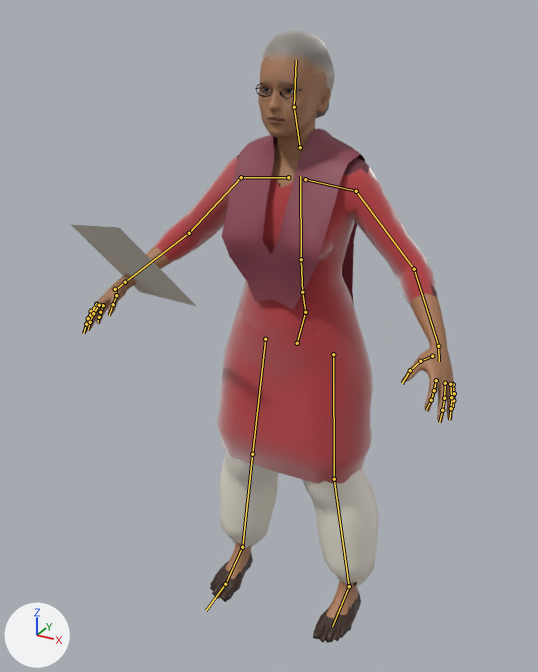
The glTF model apps/client/public/characters/professor.low.glb: old version first, new version second.
Camera for both pictures: a 50 mm camera at (0.805, -1.648, 1.636) aimed at (-0.072, -0.055, 0.839). The lights are fixed; the arrows at lower left show +X, +Y and +Z. The first picture is the older version. The bones that change, and the others that lie on the model, are drawn over the model as lines.
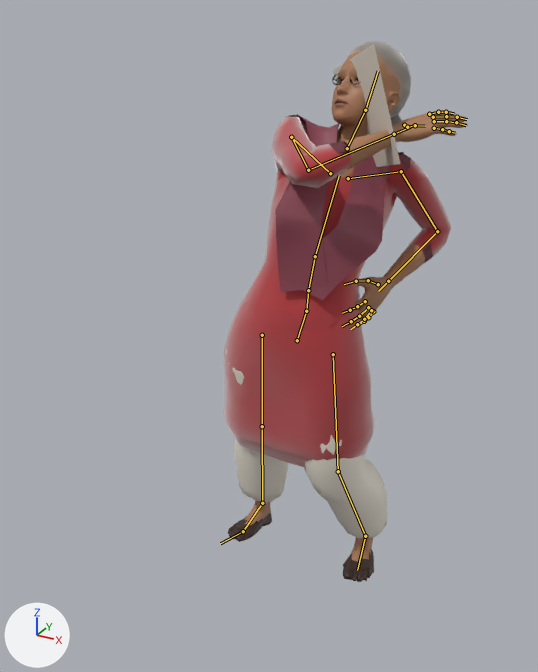
The newer file adds an action. The first version stands in its rest pose; the second is drawn at frame 0 of the action 'cheer'.

The edits, one by one:
Bone 'pelvis' (bone_pelvis) moves from (0.0, 0.0, 0.0) to (-0.007, 0.007, -0.011).
Bone 'pelvis' (bone_pelvis) turns from (0, 0, 0) to (-7, 12, -2) degrees about its own x, y and z.
Bone 'spine_01' (bone_spine_01) turns from (0, 0, 0) to (-1, 6, 2) degrees about its own x, y and z.
Bone 'spine_02' (bone_spine_02) turns from (0, 0, 0) to (-5, 7, -4) degrees about its own x, y and z.
Bone 'spine_03' (bone_spine_03) turns from (0, 0, 0) to (-4, 3, -6) degrees about its own x, y and z.
Bone 'clavicle_l' (bone_clavicle_l) turns from (0, 0, 0) to (1, 0, 29) degrees about its own x, y and z.
Bone 'upperarm_l' (bone_upperarm_l) turns from (0, 0, 0) to (-92, 56, -112) degrees about its own x, y and z.
Bone 'lowerarm_l' (bone_lowerarm_l) turns from (0, 0, 0) to (57, -15, 26) degrees about its own x, y and z.
Bone 'hand_l' (bone_hand_l) turns from (0, 0, 0) to (-15, -23, 2) degrees about its own x, y and z.
Bone 'clavicle_r' (bone_clavicle_r) turns from (0, 0, 0) to (5, 1, -31) degrees about its own x, y and z.
Bone 'upperarm_r' (bone_upperarm_r) turns from (0, 0, 0) to (96, -22, -9) degrees about its own x, y and z.
Bone 'lowerarm_r' (bone_lowerarm_r) turns from (0, 0, 0) to (56, 15, -26) degrees about its own x, y and z.
Bone 'hand_r' (bone_hand_r) turns from (0, 0, 0) to (-15, 19, -1) degrees about its own x, y and z.
Bone 'neck_01' (bone_neck_01) turns from (0, 0, 0) to (-8, -20, -6) degrees about its own x, y and z.
Bone 'head' (bone_head) turns from (0, 0, 0) to (6, -34, 9) degrees about its own x, y and z.
Bone 'thigh_l' (bone_thigh_l) turns from (0, 0, 0) to (6, 14, -11) degrees about its own x, y and z.
Bone 'calf_l' (bone_calf_l) turns from (0, 0, 0) to (18, 1, 4) degrees about its own x, y and z.
Bone 'foot_l' (bone_foot_l) turns from (0, 0, 0) to (-40, -12, 1) degrees about its own x, y and z.
Bone 'thigh_r' (bone_thigh_r) turns from (0, 0, 0) to (27, 3, 9) degrees about its own x, y and z.
Bone 'calf_r' (bone_calf_r) turns from (0, 0, 0) to (-8, -1, -3) degrees about its own x, y and z.
Bone 'foot_r' (bone_foot_r) turns from (0, 0, 0) to (-27, 11, -2) degrees about its own x, y and z.

Changed parts and their boxes (x1, y1, x2, y2) in the pictures (538 x 672 px):
'Mesh_0', posed (34% narrower, 12% shorter): before (83, 30, 456, 643); after (224, 41, 468, 582)
'Mesh_1', posed (46% narrower, 51% taller): before (70, 224, 196, 306); after (333, 43, 400, 167)
bone 'pelvis', root to tip: before (297, 343) to (305, 312); after (297, 340) to (306, 311)
bone 'spine_01', root to tip: before (305, 312) to (302, 292); after (306, 311) to (308, 290)
bone 'spine_02', root to tip: before (302, 292) to (301, 259); after (308, 290) to (315, 256)
bone 'spine_03', root to tip: before (301, 259) to (300, 176); after (315, 256) to (339, 175)
bone 'clavicle_l', root to tip: before (305, 179) to (356, 191); after (348, 178) to (401, 171)
bone 'upperarm_l', root to tip: before (356, 191) to (414, 269); after (401, 171) to (437, 231)
bone 'lowerarm_l', root to tip: before (414, 269) to (438, 346); after (437, 231) to (388, 281)
bone 'hand_l', root to tip: before (438, 346) to (439, 361); after (388, 281) to (378, 291)
bone 'clavicle_r', root to tip: before (288, 177) to (241, 177); after (330, 173) to (291, 137)
bone 'upperarm_r', root to tip: before (241, 177) to (189, 233); after (291, 137) to (308, 170)
bone 'lowerarm_r', root to tip: before (189, 233) to (125, 282); after (308, 170) to (394, 134)
bone 'hand_r', root to tip: before (125, 282) to (113, 292); after (394, 134) to (410, 127)
bone 'neck_01', root to tip: before (300, 147) to (294, 107); after (347, 148) to (365, 110)
bone 'head', root to tip: before (294, 107) to (296, 60); after (365, 110) to (378, 71)
bone 'thigh_l', root to tip: before (333, 354) to (334, 479); after (333, 354) to (338, 471)
bone 'calf_l', root to tip: before (334, 479) to (349, 586); after (338, 471) to (365, 536)
bone 'foot_l', root to tip: before (349, 586) to (332, 626); after (365, 536) to (357, 570)
bone 'thigh_r', root to tip: before (265, 339) to (252, 454); after (262, 335) to (262, 426)
bone 'calf_r', root to tip: before (252, 454) to (242, 547); after (262, 426) to (262, 503)
bone 'foot_r', root to tip: before (242, 547) to (225, 584); after (262, 503) to (243, 531)
